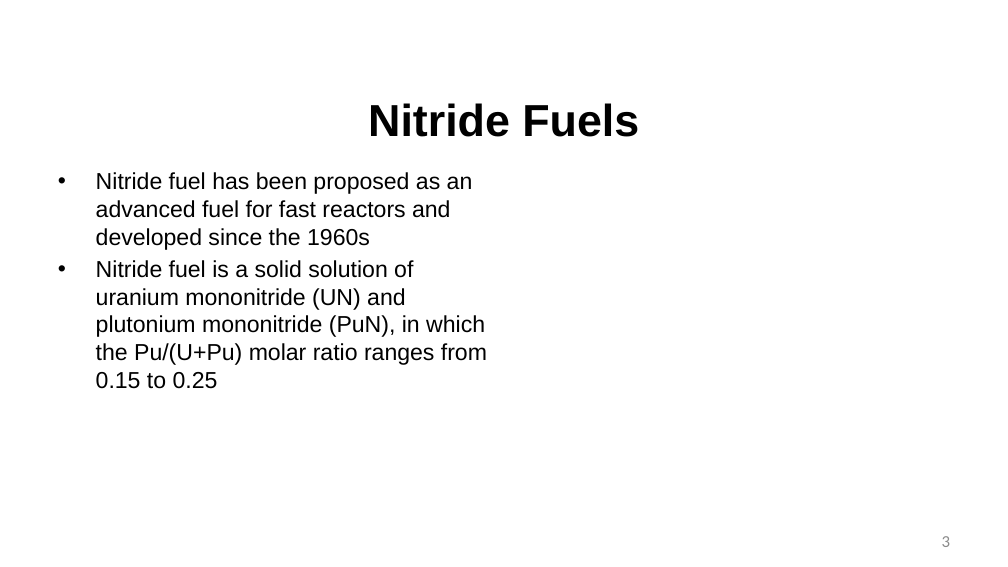
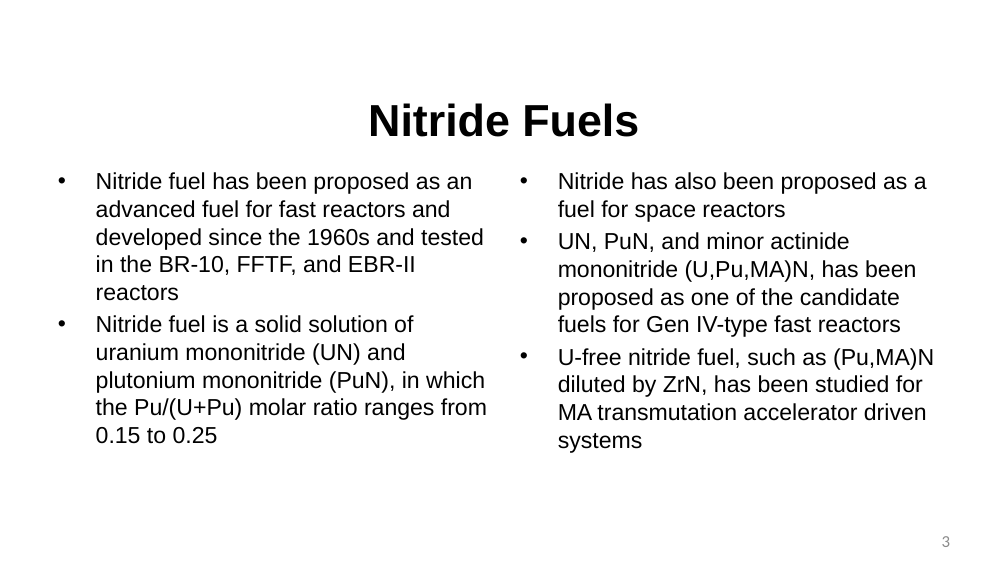
Before and after one commit to benbeeler/TEACHING, a slide deck: slide 3 of Advanced Reactor Materials/Lec16_nitride.pptx. Drawn at 1008x567 pixels with LibreOffice and Linux fonts; fonts in the diff are those of the drawing; background and template pictures are left out. Boxes give left, top, right and bottom in pixels: in the first picture for what was removed or moved away, otherwise in the second. Text is boxed around its words. In the diff, an @@ line names an element or a change of style, - is before the commit and + after.

```diff
--- a/Advanced Reactor Materials/Lec16_nitride.pptx
+++ b/Advanced Reactor Materials/Lec16_nitride.pptx
@@ text at (96, 172, 484, 301): text changed @@
-• Nitride fuel has been proposed as an advanced fuel for fast reactors and developed since the 1960s
+• Nitride fuel has been proposed as an advanced fuel for fast reactors and developed since the 1960s and tested in the BR-10, FFTF, and EBR-II reactors
@@ text added at (558, 172, 934, 453), 22 pt, text #000000 @@
+• Nitride has also been proposed as a fuel for space reactors
+• UN, PuN, and minor actinide mononitride (U,Pu,MA)N, has been proposed as one of the candidate fuels for Gen IV-type fast reactors
+• U-free nitride fuel, such as (Pu,MA)N diluted by ZrN, has been studied for MA transmutation accelerator driven systems
```
Also in this commit, not shown: 12 slides added, 10 other files.
